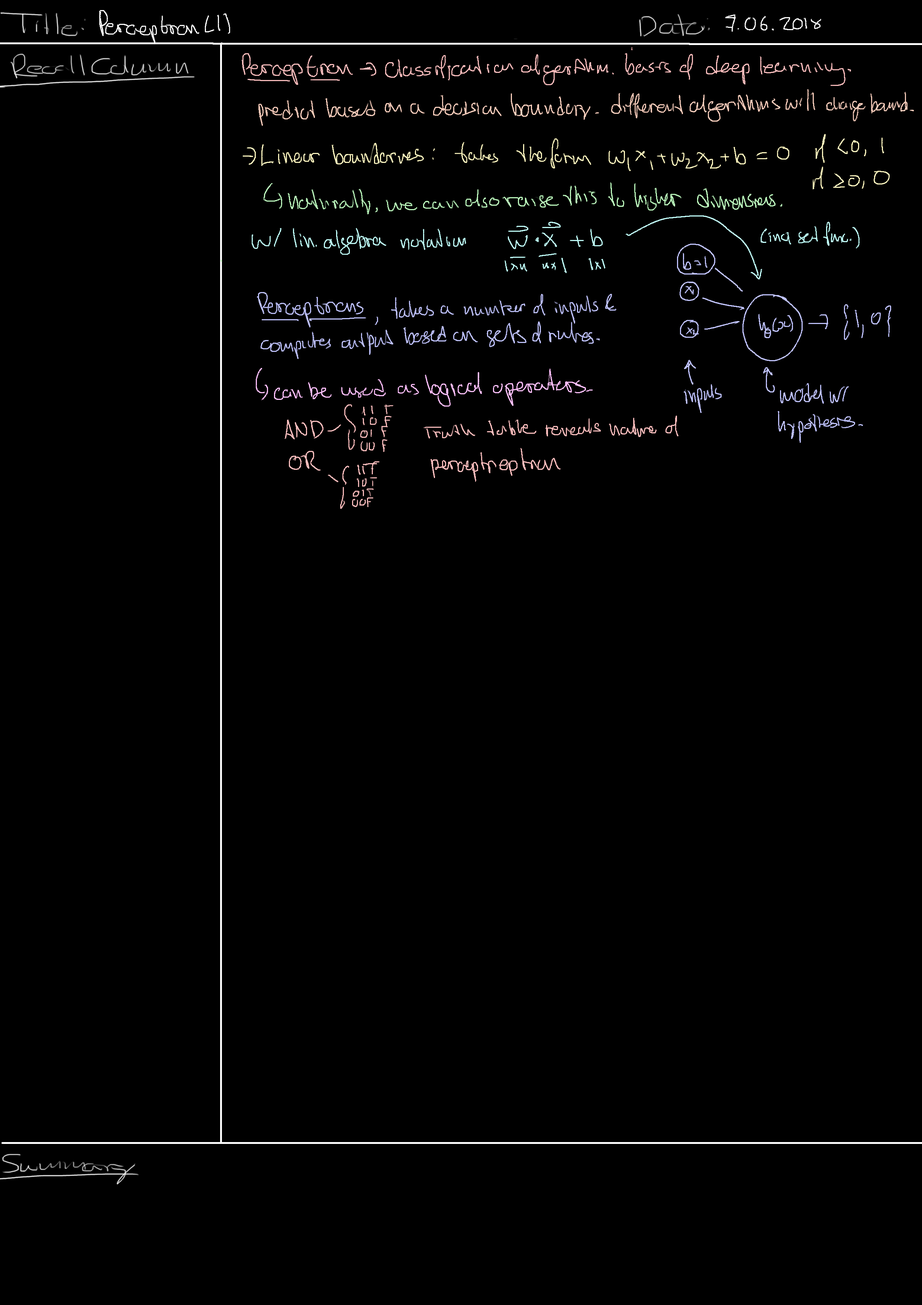
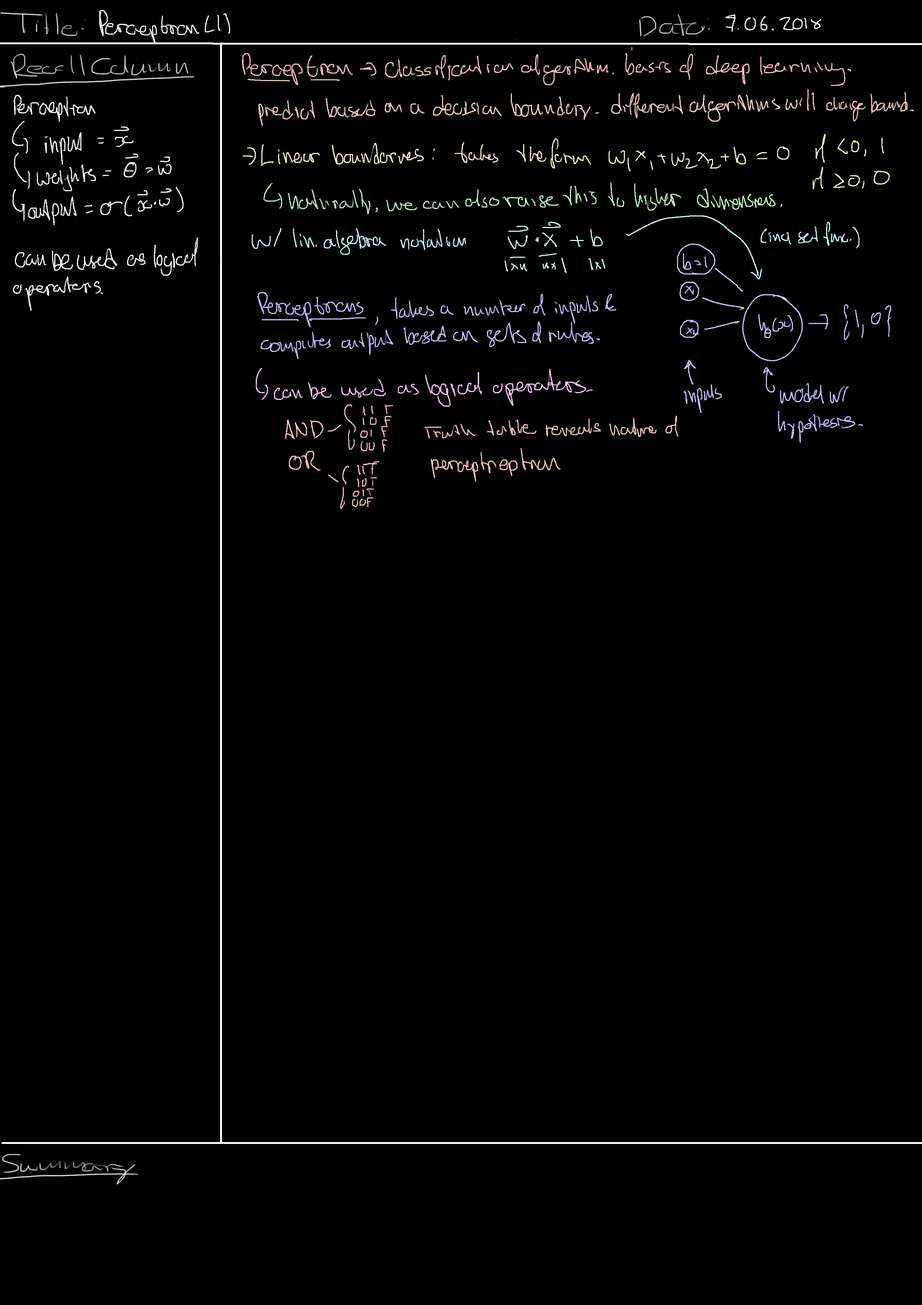
The second (922, 1305) image is a revision of the first. Changes to its layers:
painted on "Background" over bbox(12, 94, 199, 311)
